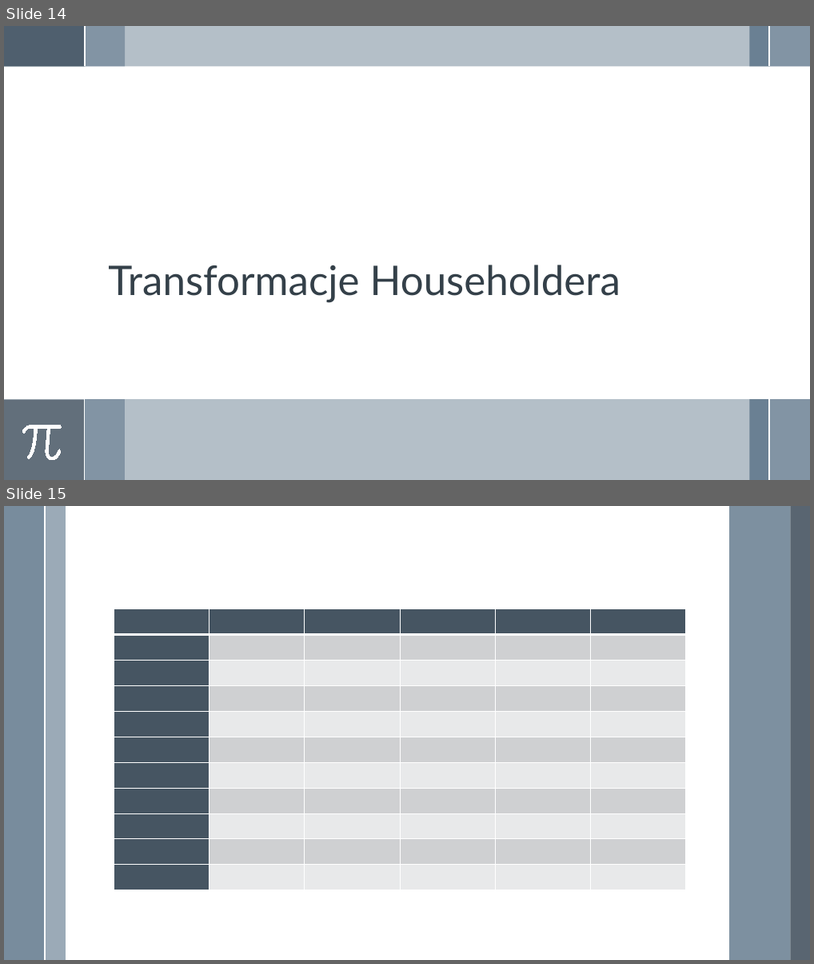
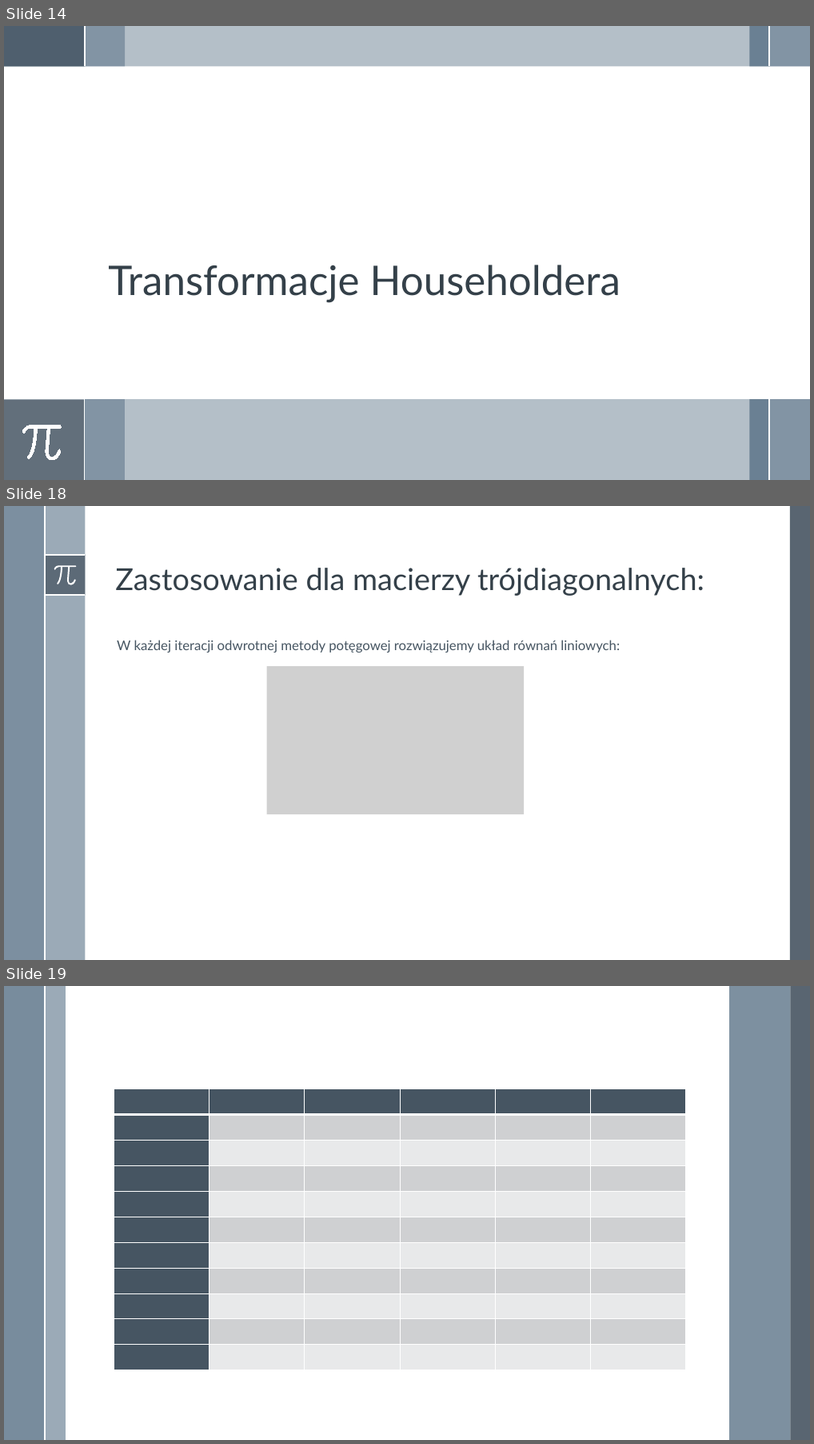
Before and after one commit to adamgracikowski/Numerical-Methods, a slide deck: Project2/Presentation/P2Z20_AGR.pptx. Shown one above the other, each under a label of ours: slides 14 and 15 before the commit, slides 14, 18 and 19 after it; the slides between them are not shown. The pictures are 814x964 and 814x1444 pixels, drawn with LibreOffice and Linux fonts; fonts in the diff are those of the drawing; grey boxes stand for pictures. Boxes give left, top, right and bottom in pixels: in the first picture for what was removed or moved away, otherwise in the second. Text is boxed around its words. In the diff, an @@ line names an element or a change of style, - is before the commit and + after.

```diff
--- a/Project2/Presentation/P2Z20_AGR.pptx
+++ b/Project2/Presentation/P2Z20_AGR.pptx
@@ slide 18 added at box(4, 506, 810, 960), background #FFFFFF; not listed: 1 template element that a slide beside it also shows @@
@@ rectangle added at box(4, 506, 45, 960), fill #6A8093 at 88% opacity @@
@@ rectangle added at box(45, 506, 85, 960), fill #9BAAB7 @@
@@ rectangle added at box(790, 506, 810, 960), fill #475562 at 90% opacity @@
@@ rectangle added at box(45, 555, 85, 596), fill #475562 at 75% opacity @@
@@ line added from (45, 555) to (85, 555), #FFFFFF 1.5 pt @@
@@ freeform shape added at box(54, 565, 77, 584), fill #FFFFFF @@
@@ title added at box(115, 568, 705, 596), 36 pt, text #35404A @@
+Zastosowanie dla macierzy trójdiagonalnych:
@@ line added from (45, 595) to (85, 595), #FFFFFF 1.5 pt @@
@@ text added at box(117, 640, 620, 652), 16 pt, text #465562 @@
+W każdej iteracji odwrotnej metody potęgowej rozwiązujemy układ równań liniowych:
@@ picture added at box(267, 666, 524, 815) @@
@@ what was slide 15 is now slide 19 @@
```
Also in this commit, not shown: 3 other slides added.
